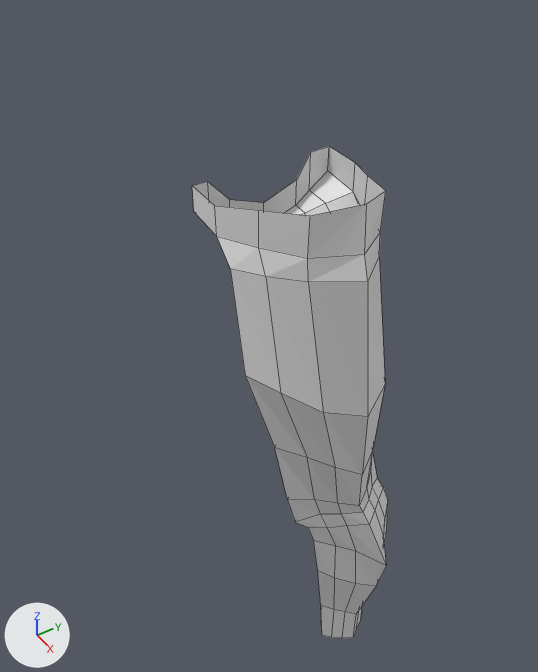
The Blender file _CZDOSUL/_BLENDER/_PROJETOS/_PROJETO03/miko_perna_cintura.blend, before and after one commit.
One viewpoint serves both versions: a camera (50 mm lens) standing at (2.77, -3.81, 1.8) and looking at (-0.08, -2.01, -0.96). Arrows for +X, +Y and +Z are at lower left; the lights stay in place. Mesh edges are drawn as thin lines.
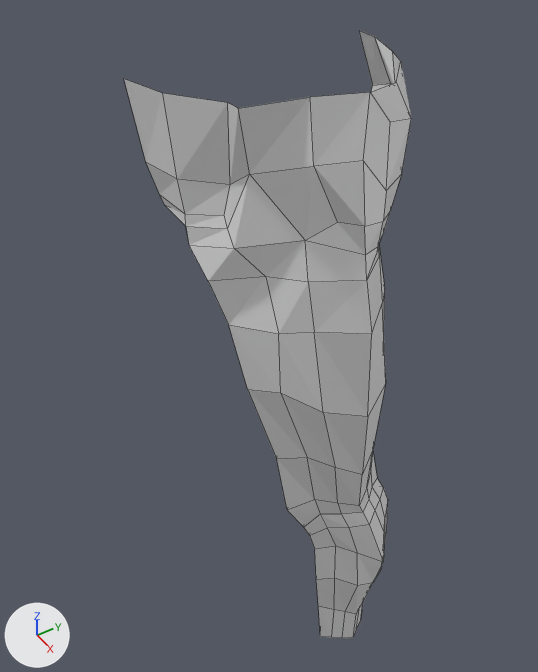
The change in detail:
me_cylinder is used by ob_cylinder; location (-0.248, 0.0, -0.307).
me_cylinder had 153 vertices, 140 faces and spanned x 0.25..1.1, y -2.47..-1.36, z -3.46..0.64.
me_cylinder now has 203 vertices, 185 faces and spans x 0.25..1.11, y -2.73..-1.36, z -3.46..1.07.
Part 1, on me_cylinder:
17 vertices are removed from x 0.25..1.01, y -2.47..-1.7, z 0.24..0.64.
31 faces are deleted.
4 vertices in x 0.72..0.88, y -1.65..-1.54, z -2.49..-0.92 move by (0.0, 0.01, 0.0).
3 vertices in x 0.67..0.72, y -2.46..-2.01, z -2.0..-0.37 move by (0.0, 0.01, -0.1).
3 vertices in x 0.86..0.88, y -1.87..-1.75, z -2.49..-1.78 move by (0.02, 0.0, 0.0).
25 vertices move from x 0.25..1.07, y -2.47..-1.63, z -3.46..0.54 to x 0.25..1.06, y -2.61..-1.62, z -3.46..0.47.
67 vertices are added at x 0.25..1.11, y -2.73..-1.46, z -0.08..1.07.
76 new faces join them.

What differs and where, as boxes [x1, y1, x2, y2] in the pictures (538 x 672 px):
'Cylinder', reshaped (46% wider, 24% taller)
    before: [192, 146, 388, 638]
    after: [124, 30, 411, 638]
